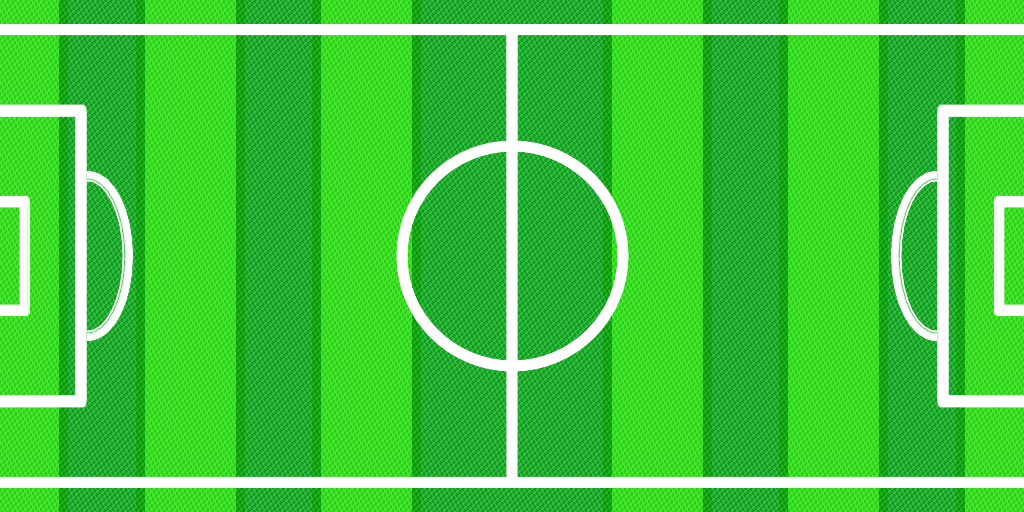
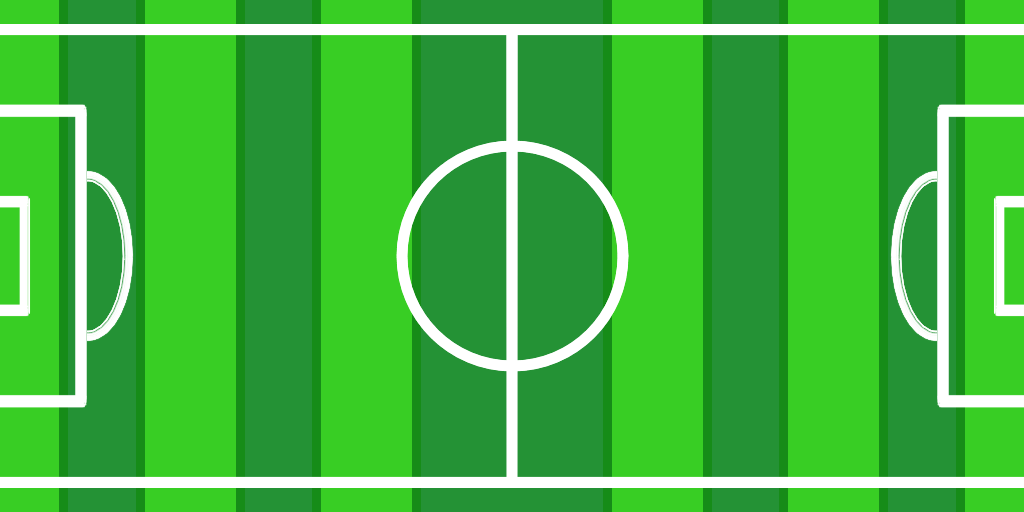
Layer changes from the first (1024, 512) image to the second:
painted on "Copy of Paint Layer 3 Merged" over left=0, top=0, right=1024, bottom=512
hid "Copy of Background Merged" (1st of 2), painted on it over left=0, top=0, right=1024, bottom=512
painted on "Copy of Background Merged" (2nd of 2) over left=0, top=0, right=1024, bottom=512
